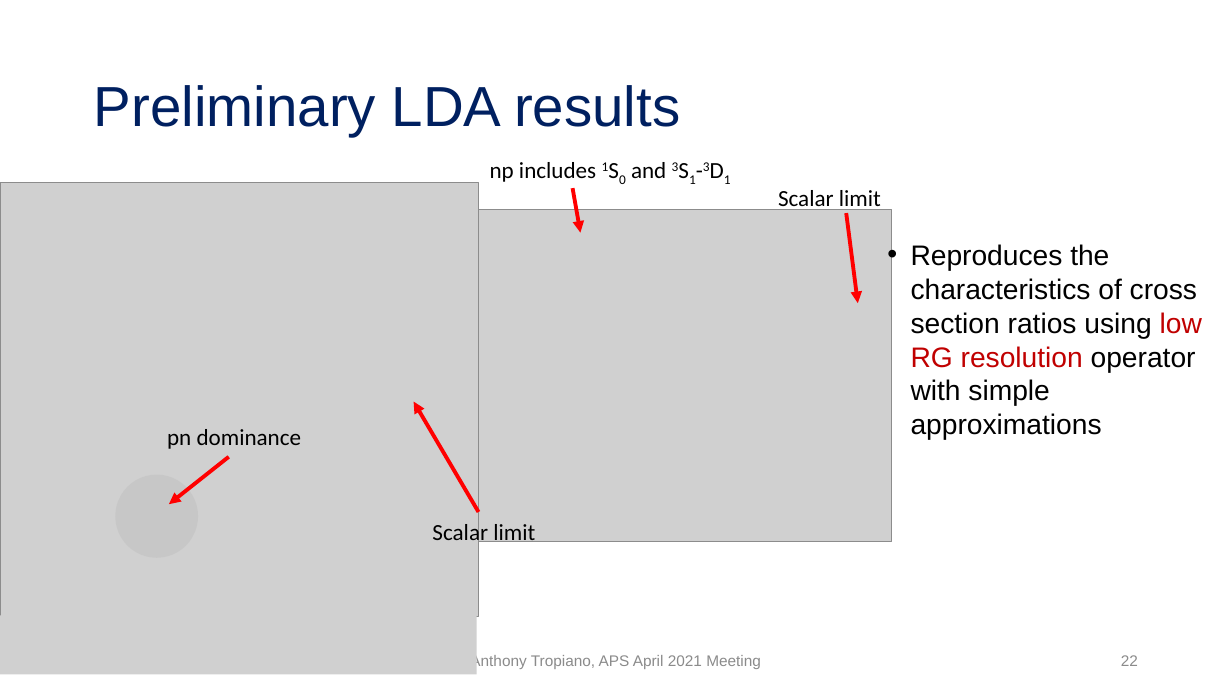
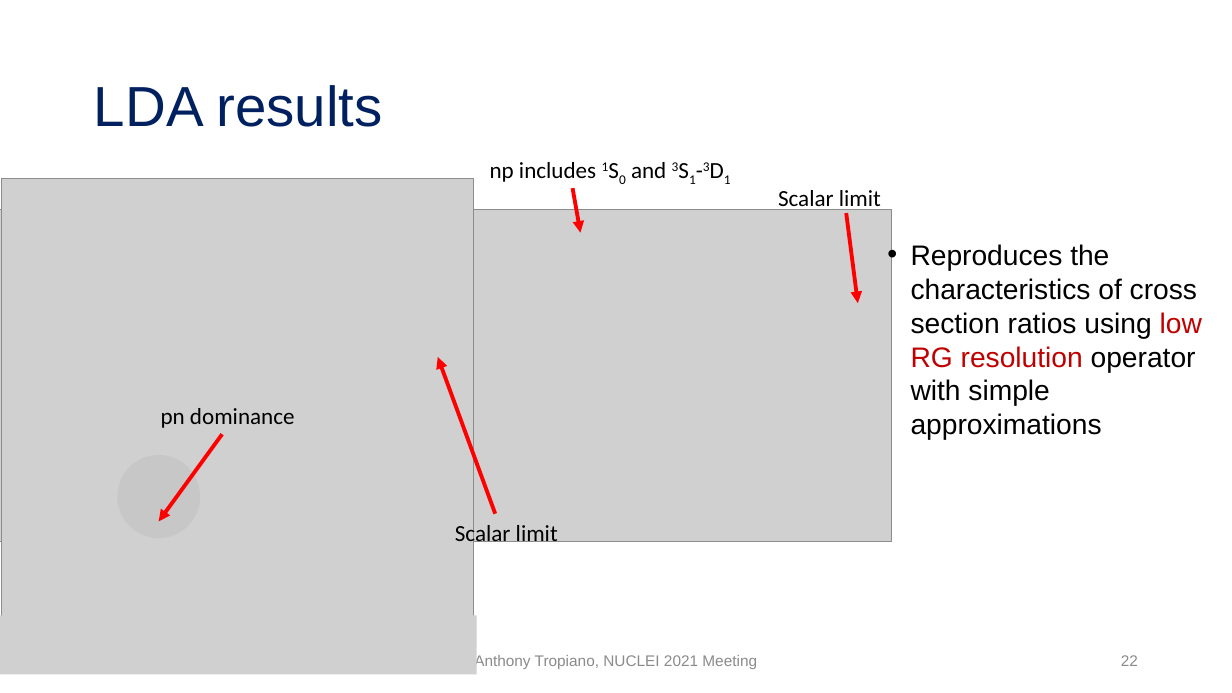
Before and after one commit to tropiano4/tropiano-srg, a slide deck: slide 22 of Presentations/NUCLEI_June2021/tropiano_nuclei_june2021.pptx. Drawn at 1232x693 pixels with LibreOffice and Linux fonts; fonts in the diff are those of the drawing; grey boxes stand for pictures. Boxes give left, top, right and bottom in pixels: in the first picture for what was removed or moved away, otherwise in the second. Text is boxed around its words. In the diff, an @@ line names an element or a change of style, - is before the commit and + after.

```diff
--- a/Presentations/NUCLEI_June2021/tropiano_nuclei_june2021.pptx
+++ b/Presentations/NUCLEI_June2021/tropiano_nuclei_june2021.pptx
@@ title at <box>94,85,382,127</box>: text changed @@
-Preliminary LDA results
+LDA results
@@ picture: place and size @@
-picture at <box>0,182,479,616</box>
+picture at <box>1,179,473,623</box>
@@ arrow moved from (479, 512) - (414, 402) to (495, 514) - (438, 357) @@
@@ text "pn dominance": place and size @@
-text "pn dominance" at <box>167,429,302,449</box>
+text "pn dominance" at <box>161,408,295,428</box>
@@ arrow moved from (229, 457) - (169, 505) to (222, 434) - (159, 521) @@
@@ ellipse: place and size @@
-ellipse at <box>116,475,199,558</box>
+ellipse at <box>117,455,201,538</box>
@@ text "Scalar limit": place and size @@
-text "Scalar limit" at <box>432,520,535,546</box>
+text "Scalar limit" at <box>455,521,558,547</box>
@@ text at <box>474,654,757,670</box>: text changed @@
-Anthony Tropiano, APS April 2021 Meeting
+Anthony Tropiano, NUCLEI 2021 Meeting
```
Also in this commit, not shown: 23 other slides changed.
